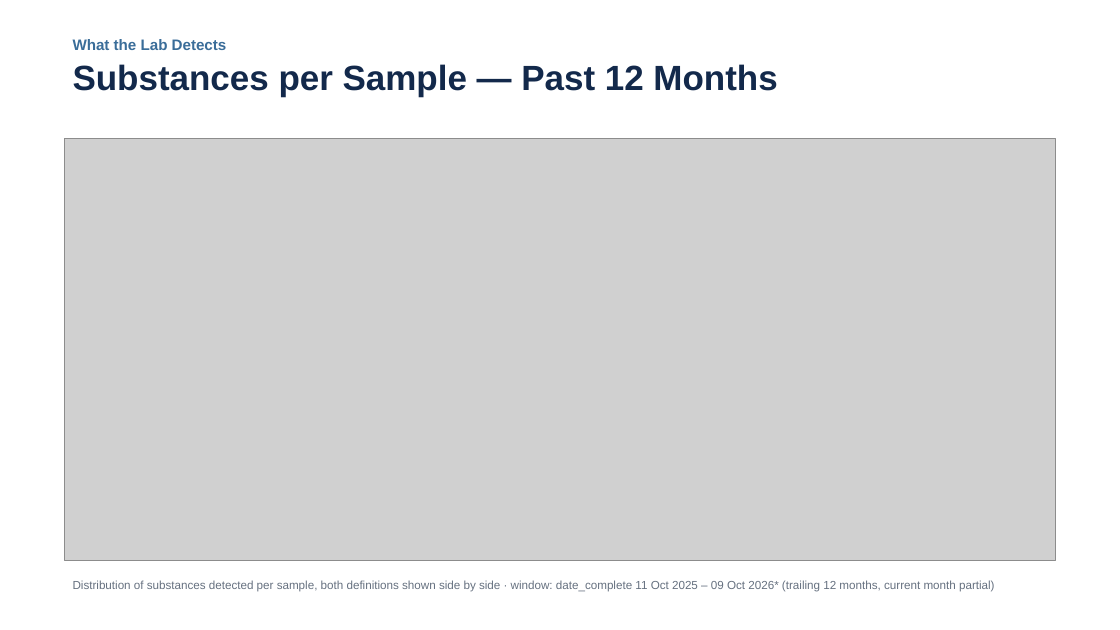
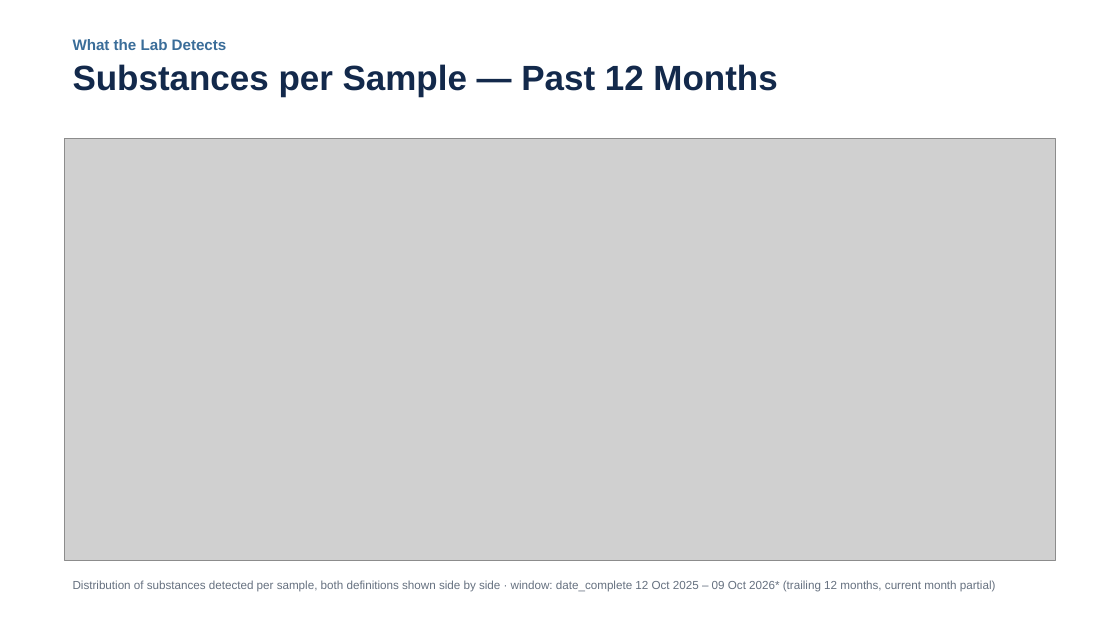
Before and after one commit to opioiddatalab/ncslides, a slide deck: slide 27 of docs/nc-drug-checking-latest.pptx. Drawn at 1120x630 pixels with LibreOffice and Linux fonts; fonts in the diff are those of the drawing; grey boxes stand for pictures. Boxes give left, top, right and bottom in pixels: in the first picture for what was removed or moved away, otherwise in the second. Text is boxed around its words. In the diff, an @@ line names an element or a change of style, - is before the commit and + after.

```diff
--- a/docs/nc-drug-checking-latest.pptx
+++ b/docs/nc-drug-checking-latest.pptx
@@ text at bbox=[73, 580, 996, 592]: text changed @@
-Distribution of substances detected per sample, both definitions shown side by side · window: date_complete 11 Oct 2025 – 09 Oct 2026* (trailing 12 months, current month partial)
+Distribution of substances detected per sample, both definitions shown side by side · window: date_complete 12 Oct 2025 – 09 Oct 2026* (trailing 12 months, current month partial)
```
Also in this commit, not shown: 5 other slides changed, 3 other files.
